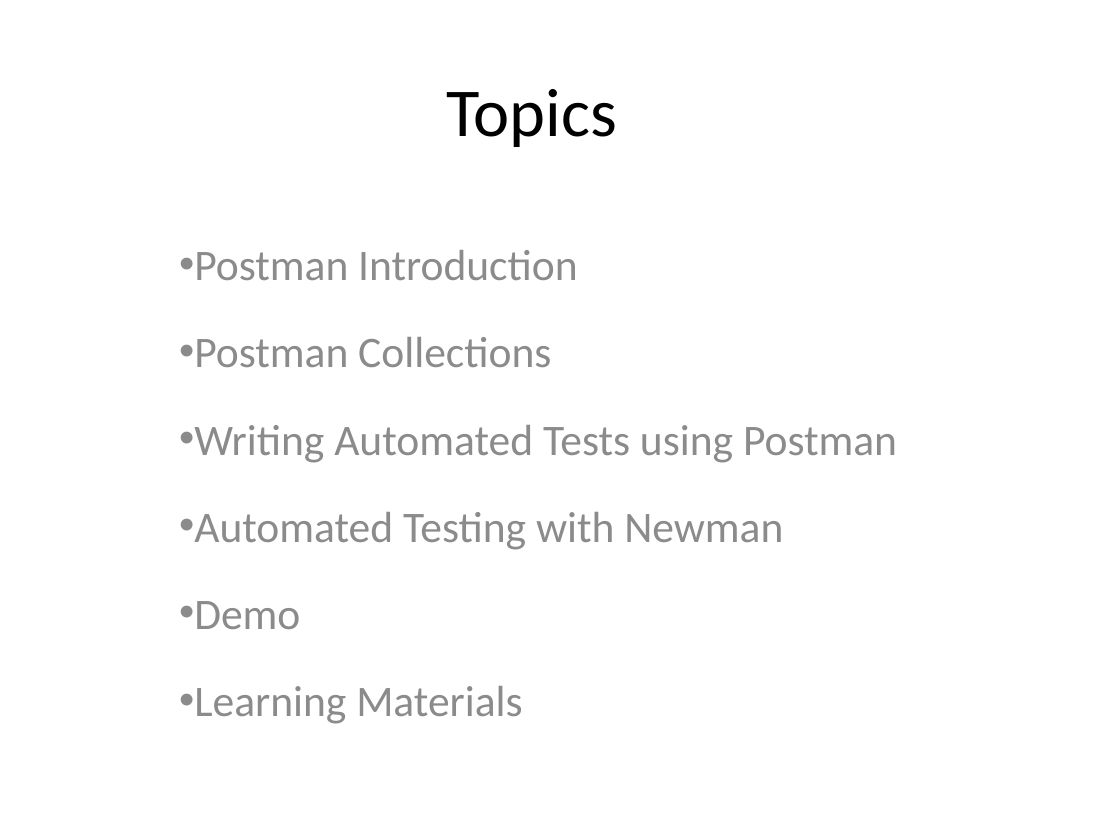
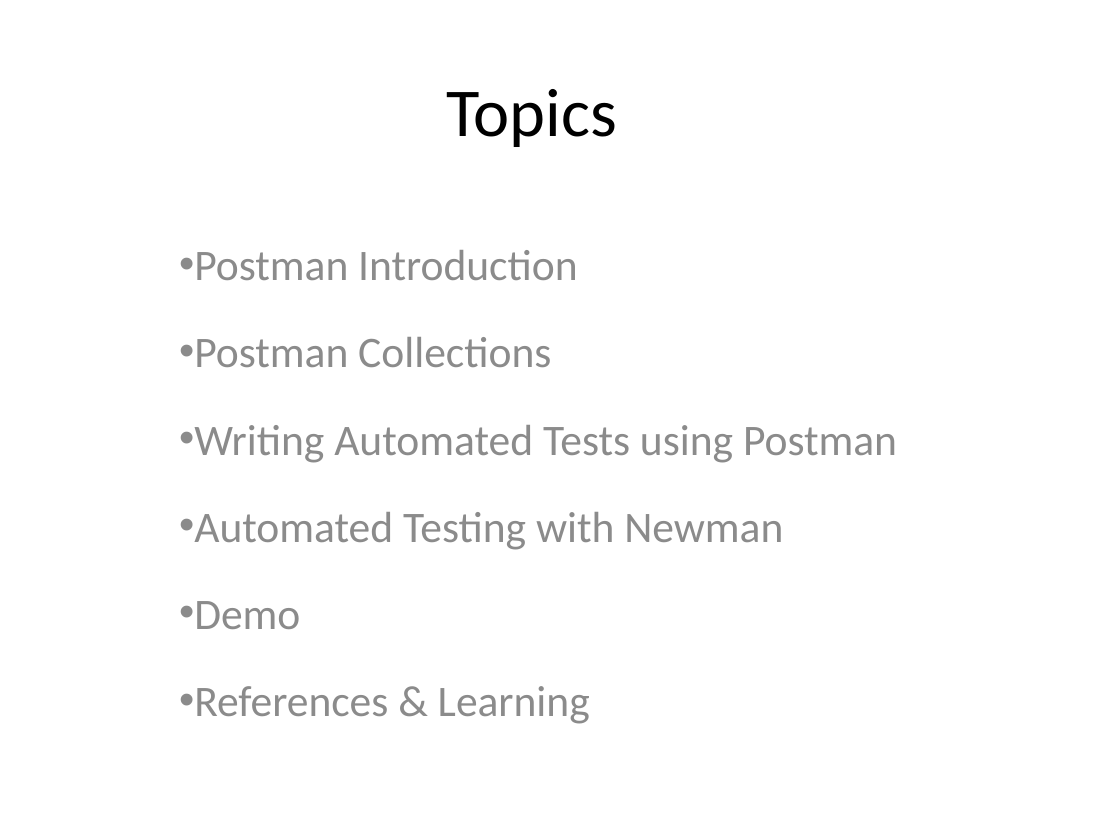
Before and after one commit to vinodhvittal/game-of-life, a slide deck: slide 2 of REST_Automation_using_Postman.pptx. Drawn at 1120x840 pixels with LibreOffice and Linux fonts; fonts in the diff are those of the drawing. Boxes give left, top, right and bottom in pixels: in the first picture for what was removed or moved away, otherwise in the second. Text is boxed around its words. In the diff, an @@ line names an element or a change of style, - is before the commit and + after.

```diff
--- a/REST_Automation_using_Postman.pptx
+++ b/REST_Automation_using_Postman.pptx
@@ subtitle at [194, 686, 590, 724]: text changed @@
-• Learning Materials
+• References & Learning
```
Also in this commit, not shown: 1 other slide changed, 5 slides added.
